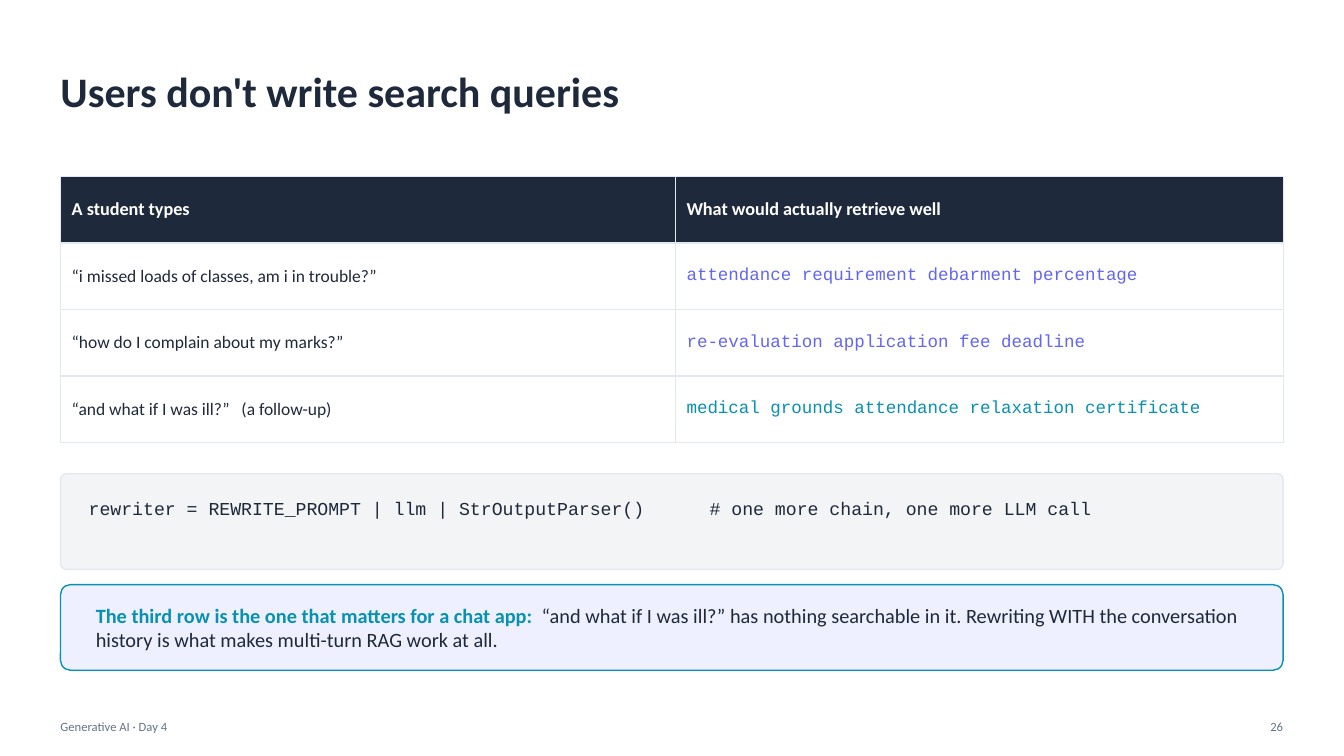
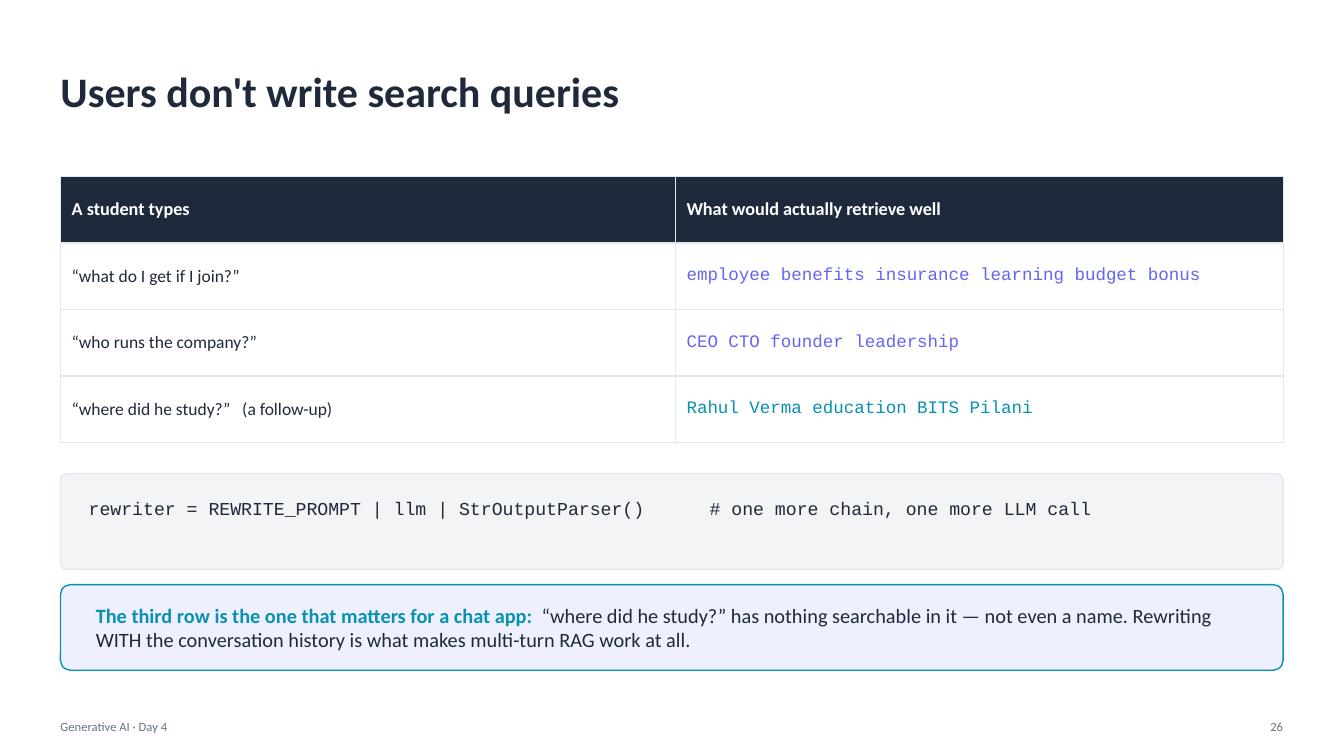
Before and after one commit to Poorit-Technologies/lpu-training, a slide deck: slide 26 of generative-ai/slides/Day04_GenAI.pptx. Drawn at 1344x756 pixels with LibreOffice and Linux fonts; fonts in the diff are those of the drawing. Boxes give left, top, right and bottom in pixels: in the first picture for what was removed or moved away, otherwise in the second. Text is boxed around its words. In the diff, an @@ line names an element or a change of style, - is before the commit and + after.

```diff
--- a/generative-ai/slides/Day04_GenAI.pptx
+++ b/generative-ai/slides/Day04_GenAI.pptx
@@ table at <box>60,176,1284,443</box> @@
-row 2, column 1: “i missed loads of classes, am i in trouble?”
+row 2, column 1: “what do I get if I join?”
-row 2, column 2: attendance requirement debarment percentage
+row 2, column 2: employee benefits insurance learning budget bonus
-row 3, column 1: “how do I complain about my marks?”
+row 3, column 1: “who runs the company?”
-row 3, column 2: re-evaluation application fee deadline
+row 3, column 2: CEO CTO founder leadership
-row 4, column 1: “and what if I was ill?” (a follow-up)
+row 4, column 1: “where did he study?” (a follow-up)
-row 4, column 2: medical grounds attendance relaxation certificate
+row 4, column 2: Rahul Verma education BITS Pilani
@@ text at <box>96,608,1212,651</box>: text changed @@
-The third row is the one that matters for a chat app: “and what if I was ill?” has nothing searchable in it. Rewriting WITH the conversation history is what makes multi-turn RAG work at all.
+The third row is the one that matters for a chat app: “where did he study?” has nothing searchable in it — not even a name. Rewriting WITH the conversation history is what makes multi-turn RAG work at all.
```
Also in this commit, not shown: 17 other slides changed, 2 slides added, 2 slides removed, 4 other files.
